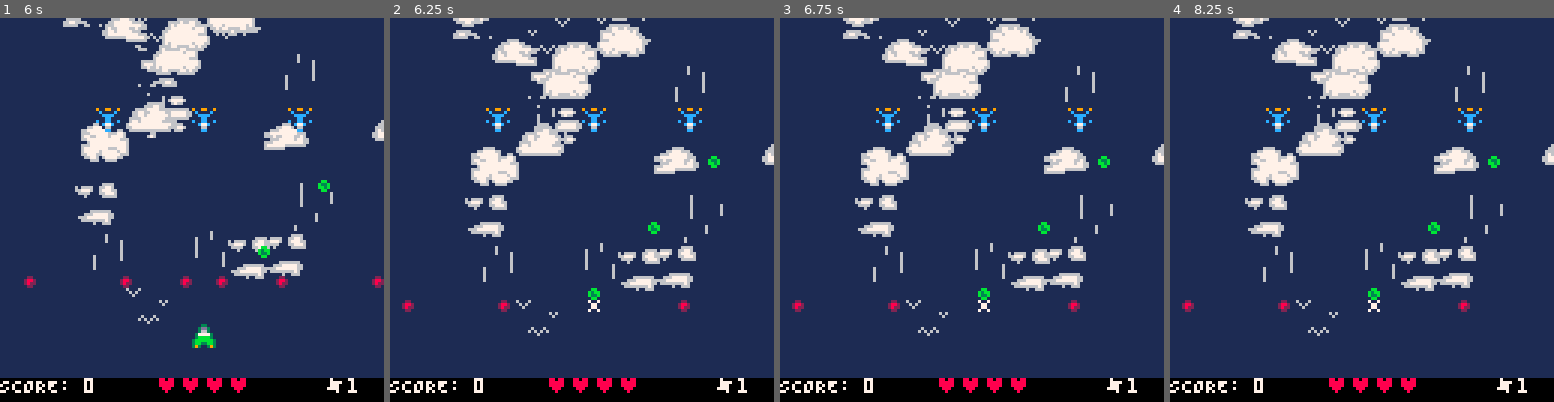
Above: before the commit, frames 1-4 (left to right).
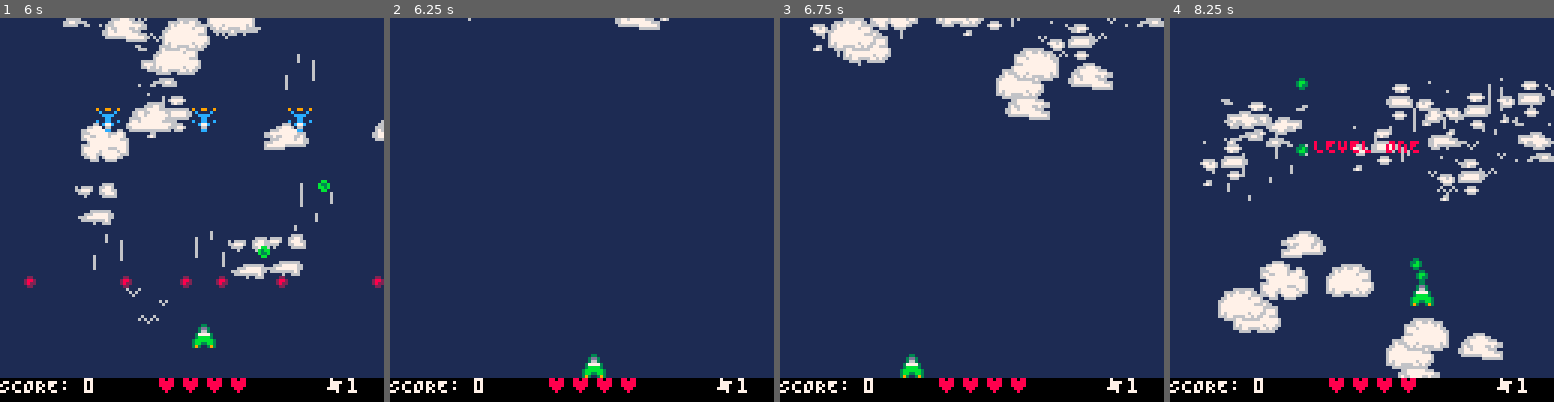
Above: after the commit, the same moments.

Repository: jwnukoski/PICO-8-Workspace
Game: PICO-8 cartridge test.p8
Same seed, same stepped clock (60 frames per second), same inputs: the game is played once before the commit and once after it.
Inputs:
- Up to frame 1 (6 s): tap O (Z key) at 0.33, 0.7, 1.43, 2.22, 3.1, 3.98, 4.87, 5.75 s; tap X (X key) at 1.07, 2.07, 2.4, 2.73, 3.07, 3.4, 3.73, 4.07, 4.4, 4.73, 5.07, 5.4, 5.73 s; hold Left 1.97-2.37 s; hold Down 2.42-2.82 s; hold Right 2.87-3.53 s; hold Up 3.58-4.08 s; hold Right 4.13-4.53 s; hold Down 4.58-5.08 s; hold Left 5.13-5.8 s; hold Up from 5.85 s (still down)
- Up to frame 2 (6.25 s): tap X (X key) at 6.07 s; release Up at 6.18 s; hold Left from 6.23 s (still down)
- Up to frame 3 (6.75 s): tap X (X key) at 6.4, 6.73 s; release Left at 6.63 s; tap O (Z key) at 6.63 s; hold Down from 6.68 s (still down)
- Up to frame 4 (8.25 s): tap X (X key) every 0.33 s from 7.07 to 8.07 s; release Down at 7.08 s; hold Right 7.13-7.8 s; tap O (Z key) at 7.52 s; hold Up from 7.85 s (still down)

Frame 1 is identical in both runs. In frame 2, 10% of the frame differs, in the area x 3-100%, y 0-94%; in frame 3, 15%; in frame 4, 22%.

Commit message:
game over

Diff:
--- a/test/levels/two.lua
+++ b/test/levels/two.lua
@@ -7,7 +7,6 @@
 
             Action.new(5, function()
                 Meteor.new(38, -8, 1, 1)
-                Meteor.new(70, -8, 1, 1)
                 Meteor.new(102, -8, 1, 1)
 
                 Diver.new(32, -8, 2, 30)
@@ -27,14 +26,14 @@
                 Follower.new(64, -16, 20, 8, true)
             end),
 
-            Action.new(15, function()
+            Action.new(18, function()
+                music(-1, 0, 3)
                 sfx(7)
-                music(-1, 0, 3)
-                music(3, 0, 3)
                 add(MENUS, MenuText.new(SCREEN.WIDTH / 4 + 16, SCREEN.HEIGHT / 3, "FINAL WAVE", COLOR.RED, SCREEN.FPS * 3))
             end),
 
-            Action.new(20, function()
+            Action.new(21, function()
+                music(3, 0, 3)
                 Follower.new(64, -16, 80, 0, true)
                 Spinner.new(64, -16, 60, SCREEN.HEIGHT / 3, -1, true)
             end),
@@ -46,7 +45,8 @@
         },
         35,
         function()
-            END_GAME()
+            music(-1)
+            RESET(true)
         end,
         2
     )
--- a/test/main.lua
+++ b/test/main.lua
@@ -8,14 +8,9 @@
 UPGRADES = {}
 SCORE = 0
 CUR_LVL = 1
-LVLS = {
-    LEVEL_ONE(),
-    LEVEL_TWO()
-}
-STATE = 0
+LVLS = {}
 
 function _draw()
-    -- Regular game
     if LVLS[CUR_LVL] ~= nil then
         cls(LVLS[CUR_LVL]:getClsColor())
     else
@@ -51,9 +46,8 @@
         upgrade:draw()
     end
 
-    -- Draw the menu
-    rectfill(0, SCREEN.HEIGHT, SCREEN.WIDTH, SCREEN.HEIGHT + 8, COLOR.BLK) -- keep here? just background for menu
-
+    -- Bottom bkg
+    rectfill(0, SCREEN.HEIGHT, SCREEN.WIDTH, SCREEN.HEIGHT + 8, COLOR.BLK)
     for _, menu in ipairs(MENUS) do
         menu:draw()
     end
@@ -66,6 +60,7 @@
 
     PLAYER:update()
     if not PLAYER.alive then
+        goto menus_update
         return
     end
 
@@ -94,6 +89,7 @@
         upgrade:update()
     end
 
+    ::menus_update::
     for _, menu in ipairs(MENUS) do
         menu:update()
     end
@@ -107,10 +103,28 @@
     RESET()
 end
 
-function RESET()
+function RESET(completed)
+    local completed = completed or false
+
+    LVLS = {
+        LEVEL_ONE(),
+        LEVEL_TWO()
+    }
+    MENUS = {}
+    UPGRADES = {}
+    BKG_DTLS = {}
+    COLLIDABLES = {}
+    EXPLOSIONS = {}
+    ENEMIES = {}
+    BULLETS = {}
+
+    if completed then
+        MenuGameCompleted.new()
+        return
+    end
+
     SCORE = 0
     PLAYER = Player.new(SCREEN.WIDTH / 2, SCREEN.HEIGHT - 8)
-    MENUS = {}
     MenuHealth.new()
     MenuWeapon.new()
     MenuScore.new()
@@ -118,8 +132,6 @@
 end
 
 function GAME_OVER()
-    STATE = 1
-
     PLAYER = nil
     BKG_DTLS = {}
     ENEMIES = {}
@@ -128,12 +140,9 @@
     BULLETS = {}
     MENUS = {}
     UPGRADES = {}
-
-    MenuGameOver.new()
 end
 
 function END_GAME()
-    STATE = 2
     PLAYER:kill()
     MenuGameCompleted.new()
 end
--- a/test/menus/completed.lua
+++ b/test/menus/completed.lua
@@ -4,43 +4,21 @@
 -- Constructor
 function MenuGameCompleted.new()
     local self = setmetatable({}, MenuGameCompleted)
-    self.x = x
-    self.y = y
-    self.text = text
-    self.color = color
-    self.time = time or 0
-    self.counter = 0
-    self.alive = true
     add(MENUS, self)
     return self
 end
 
 function MenuGameCompleted:draw()
-    if not self.alive then
-        return
-    end
+    print("Game Completed!", 50, 50, COLOR.GRN)
+    print("Thanks for playing!", 50, 60, COLOR.WHT)
+    print("Press " .. ASCII.KEY_O .. " to restart", 50, 70, COLOR.WHT)
 
-
+    print("DEVELOPER SITES: jwnukoski.com", 50, 90, COLOR.WHT)
+    print("github.com/jwnukoski", 50, 110, COLOR.WHT)
 end
 
 function MenuGameCompleted:update()
-    if not self.alive then
-        return
+    if (btnp(INPUT.O)) then
+        RESET()
     end
-
-    if (SCREEN.frameInFPS == 0) then
-        self.counter = self.counter + 1
-        return
-    end
-
-    PLAYER:kill()
 end
-
-function MenuGameCompleted:reset()
-    self.text = ""
-    self.color = COLOR.WHT
-end
-
-function MenuGameCompleted:kill()
-    self.alive = false
-end
--- a/test/player.lua
+++ b/test/player.lua
@@ -234,20 +234,13 @@
     if self.health == 0 then
         sfx(4)
         self:kill()
+        RESET()
     end
 end
 
 function Player:kill()
     self.alive = false
     self.col:kill()
-end
-
-function Player:reset()
-    self.health = Player.MAX_HEALTH
-    self.alive = true
-    self.x = 60
-    self.y = 100
-    self.col:setPos(self.x, self.y)
 end
 
 function Player:movement()
Not shown, changed: the sound effects (__sfx__) section of test.p8
